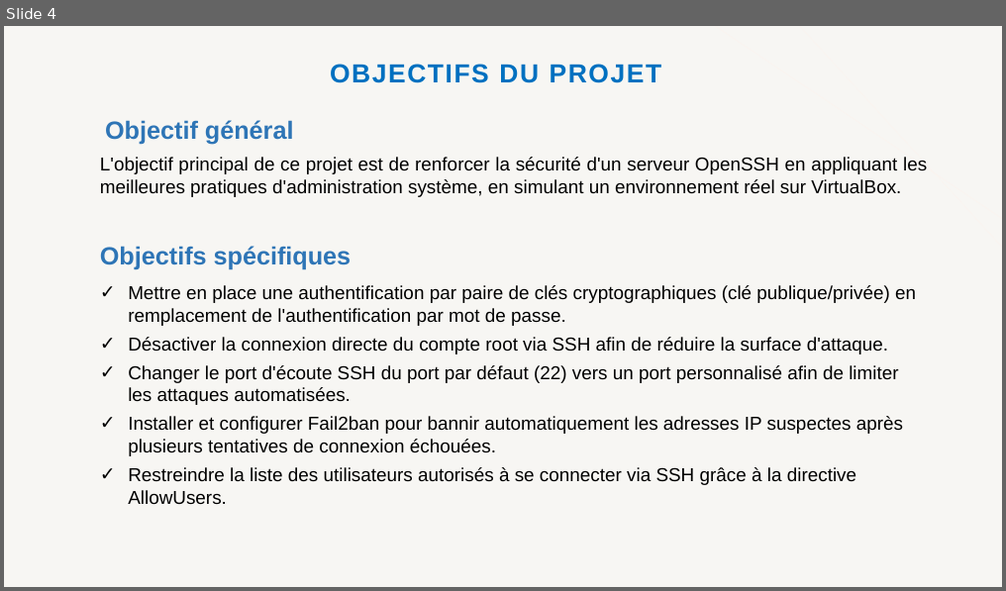
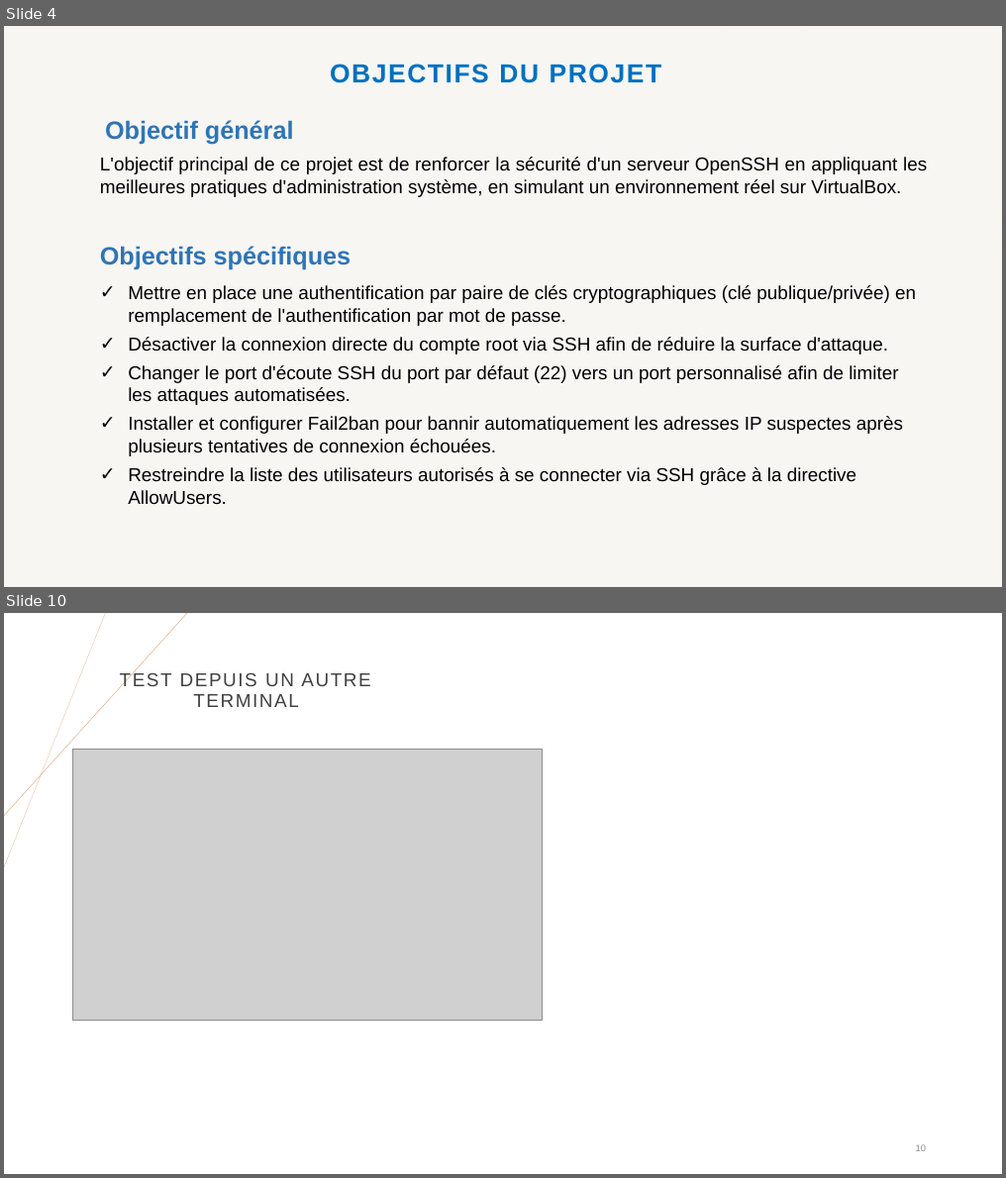
Before and after one commit to Christyy2/Projet-Final-ASI, a slide deck: Présentation-ASI.pptx. Shown one above the other, each under a label of ours: slide 4 before the commit, slides 4 and 10 after it; the slides between them are not shown. The pictures are 1006x591 and 1006x1178 pixels, drawn with LibreOffice and Linux fonts; fonts in the diff are those of the drawing; grey boxes stand for pictures; background and template pictures are left out. Boxes give left, top, right and bottom in pixels: in the first picture for what was removed or moved away, otherwise in the second. Text is boxed around its words. In the diff, an @@ line names an element or a change of style, - is before the commit and + after.

```diff
--- a/Présentation-ASI.pptx
+++ b/Présentation-ASI.pptx
@@ slide 10 added at [4,613,1002,1174], background #FFFFFF @@
@@ line added from (105, 613) to (4, 867), #E2B18D 0.25 pt @@
@@ line added from (187, 613) to (4, 816), #E2B18D 0.5 pt @@
@@ title added at [120,672,370,707], 18 pt, text #404040 @@
+TEST DEPUIS UN AUTRE TERMINAL
@@ picture added at [73,750,543,1020] @@
@@ page number added at [916,1145,927,1152], 9 pt, text #8C8C8C @@
+10
```
Also in this commit, not shown: 5 slides changed, 8 other slides added, 16 slides removed, 1 other file.
